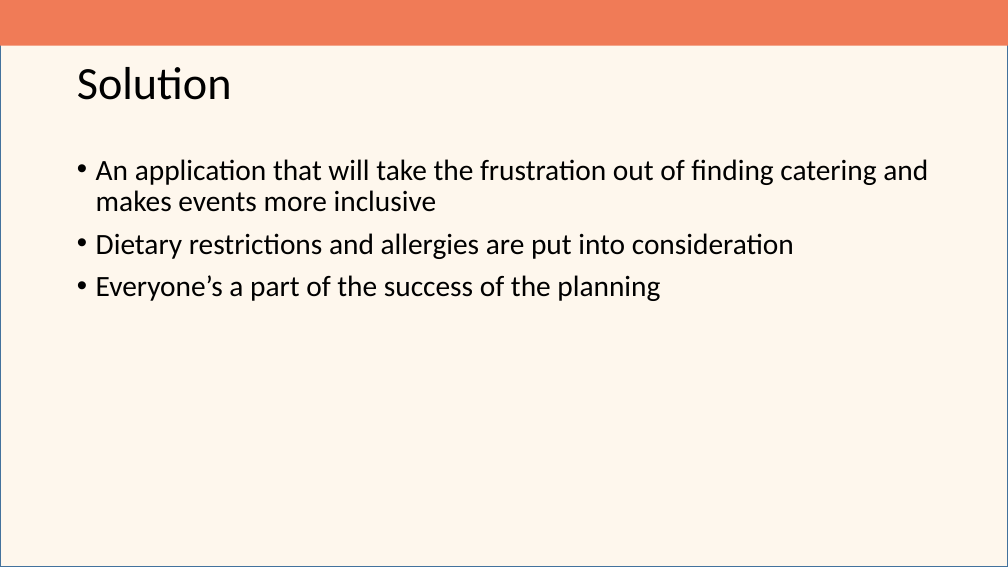
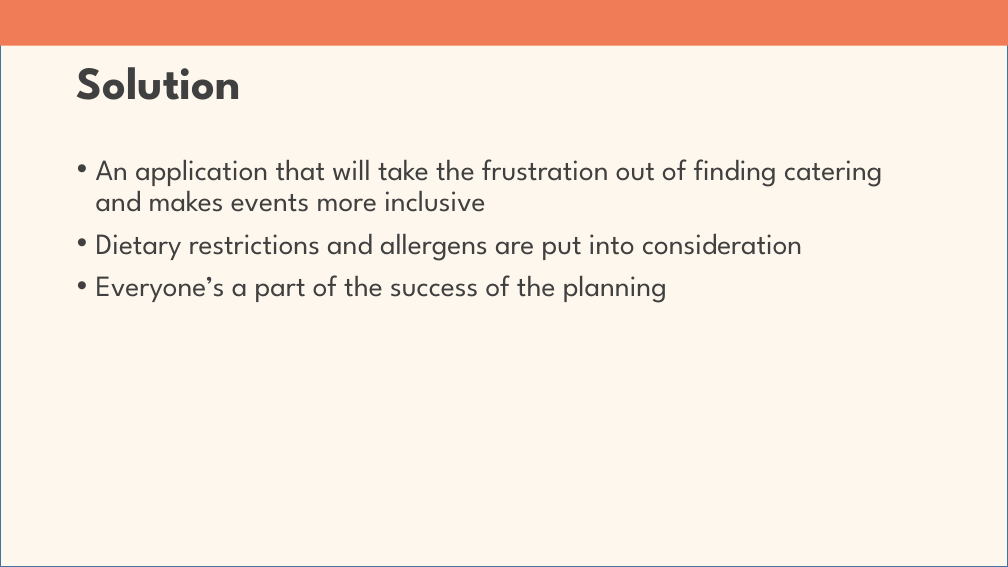
Before and after one commit to converyj/plentyfull, a slide deck: slide 6 of Pitch.pptx. Drawn at 1008x567 pixels with LibreOffice and Linux fonts; fonts in the diff are those of the drawing. Boxes give left, top, right and bottom in pixels: in the first picture for what was removed or moved away, otherwise in the second. Text is boxed around its words. In the diff, an @@ line names an element or a change of style, - is before the commit and + after.

```diff
--- a/Pitch.pptx
+++ b/Pitch.pptx
@@ title "Solution" at box(77, 67, 241, 100): font Calibri to League Spartan, text colour #000000 to #404040, bold on @@
@@ text at box(96, 159, 882, 303): font Calibri to League Spartan, text colour #000000 to #404040 in "An application that will take the frustration ...", "Everyone’s a part of the success of ..." @@
@@ text at box(96, 233, 802, 261): text changed; font Calibri to League Spartan; text colour #000000 to #404040 @@
-• Dietary restrictions and allergies are put into consideration
+• Dietary restrictions and allergens are put into consideration
```
Also in this commit, not shown: 3 other slides changed.
